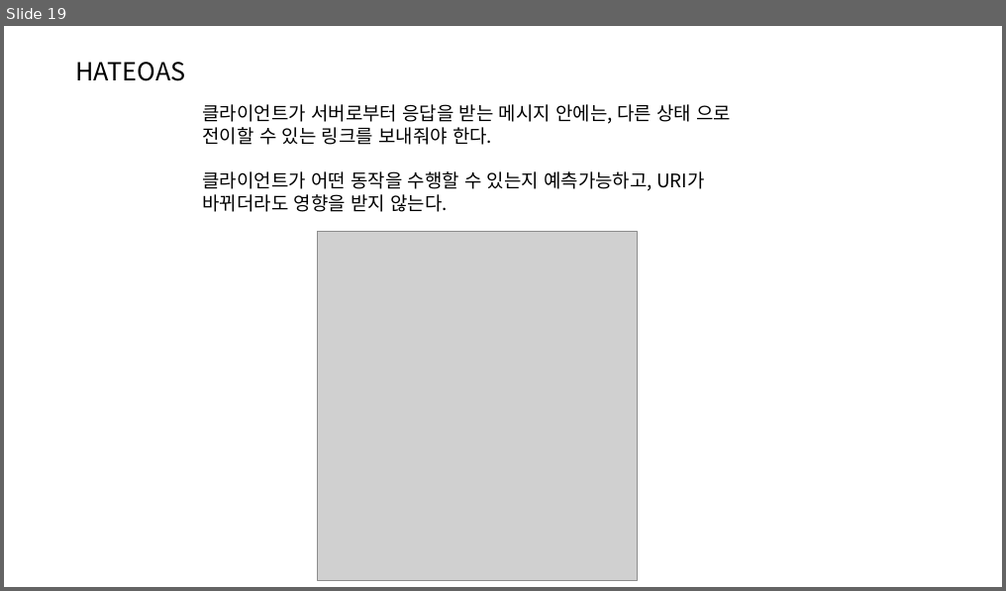
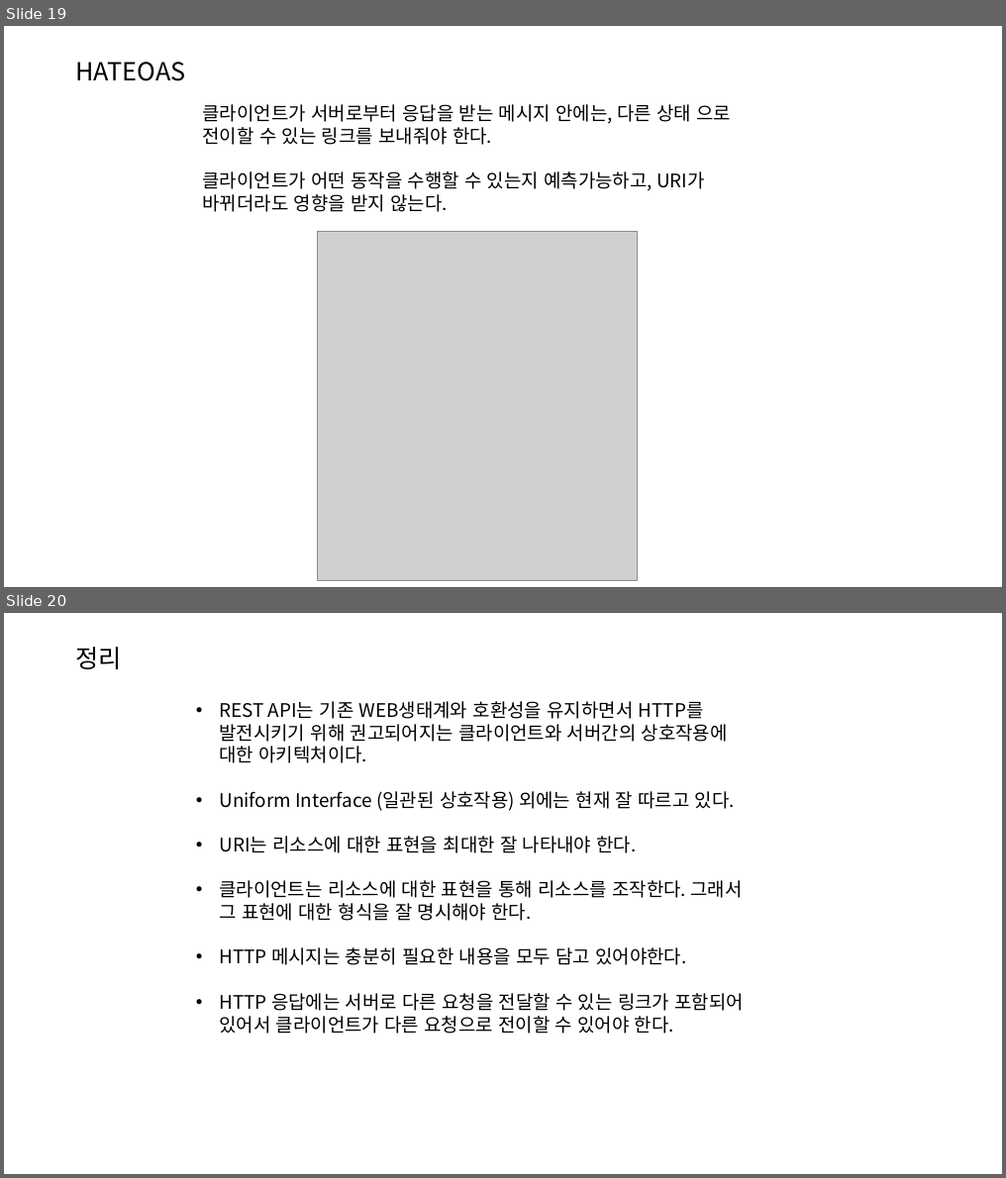
Before and after one commit to joonYK/study-boot-rest, a slide deck: SpringBoot Rest API.pptx. Shown one above the other, each under a label of ours: slide 19 before the commit, slides 19 and 20 after it. The pictures are 1006x591 and 1006x1178 pixels, drawn with LibreOffice and Linux fonts; fonts in the diff are those of the drawing; grey boxes stand for pictures. Boxes give left, top, right and bottom in pixels: in the first picture for what was removed or moved away, otherwise in the second. Text is boxed around its words. In the diff, an @@ line names an element or a change of style, - is before the commit and + after.

```diff
--- a/SpringBoot Rest API.pptx
+++ b/SpringBoot Rest API.pptx
@@ slide 20 added at (4,613,1002,1174), background #FFFFFF @@
@@ text added at (76,647,122,669), 24 pt, text #000000 @@
+정리
@@ text added at (219,701,744,1034), 18 pt, text #000000 @@
+• REST API는 기존 WEB생태계와 호환성을 유지하면서 HTTP를 발전시키기 위해 권고되어지는 클라이언트와 서버간의 상호작용에 대한 아키텍처이다.
+• Uniform Interface (일관된 상호작용) 외에는 현재 잘 따르고 있다.
+• URI는 리소스에 대한 표현을 최대한 잘 나타내야 한다.
+• 클라이언트는 리소스에 대한 표현을 통해 리소스를 조작한다. 그래서 그 표현에 대한 형식을 잘 명시해야 한다.
+• HTTP 메시지는 충분히 필요한 내용을 모두 담고 있어야한다.
+• HTTP 응답에는 서버로 다른 요청을 전달할 수 있는 링크가 포함되어 있어서 클라이언트가 다른 요청으로 전이할 수 있어야 한다.
```
Also in this commit, not shown: 4 slides changed.
